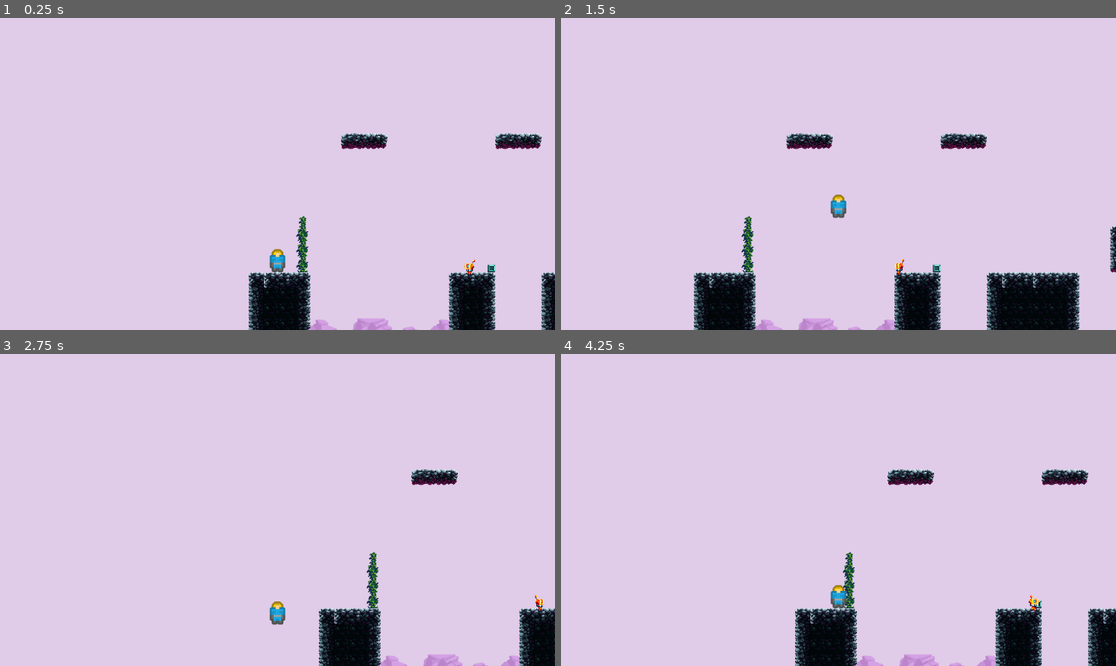
Above: before the commit, frames 1-4 (two rows, left to right).
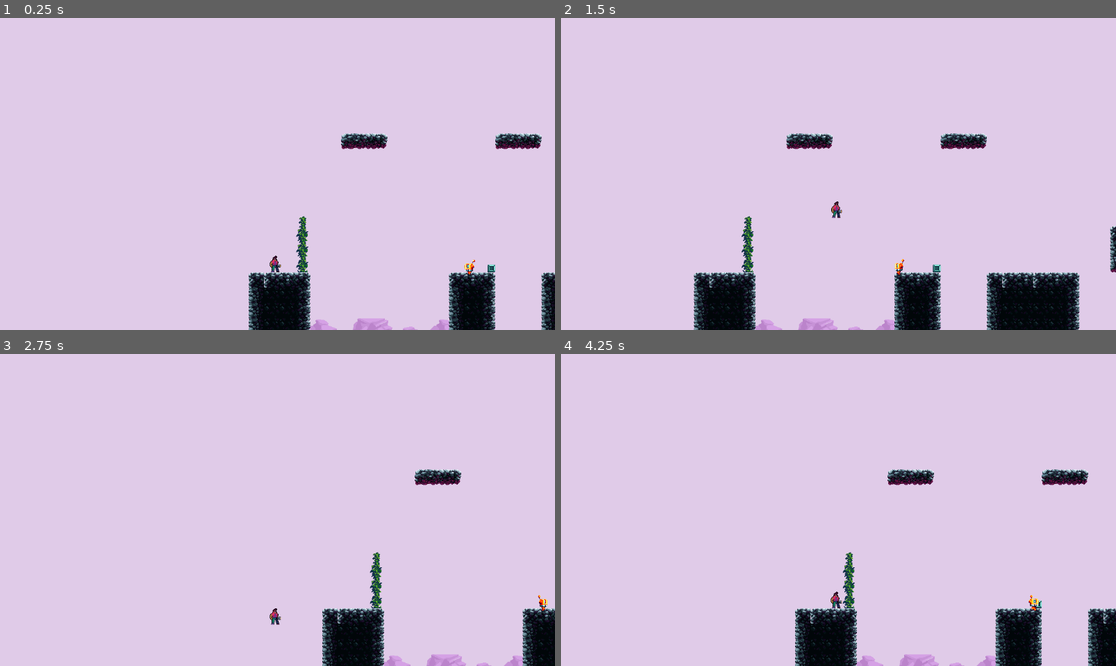
Above: after the commit, the same moments.

Repository: SamanAshoori/Godot_2D_Grapple_Game
Game: Godot game, scene res://Scenes/level_one.tscn
The game is run twice, just before and just after one commit, with the same random seed, the same clock (stepped at 60 frames per second) and the same inputs.
Inputs (mouse positions are in pixels of both pictures, inside the frame that each line leads up to):
- Up to frame 1 (0.25 s): no input
- Up to frame 2 (1.5 s): move the mouse to (960, 158) at 0.52 s; hold D (move_right) from 0.53 s (still down); click (960, 158) at 0.6 s; tap Space (jump) at 0.77 s; move the mouse to (727, 189) at 1.27 s; click (727, 189) at 1.35 s
- Up to frame 3 (2.75 s): tap Space (jump) at 1.52 s; move the mouse to (333, 441) at 2.02 s; release D (move_right) at 2.03 s; hold A (move_left) from 2.03 s (still down); click (333, 441) at 2.1 s
- Up to frame 4 (4.25 s): move the mouse to (810, 572) at 2.77 s; release A (move_left) at 2.78 s; hold D (move_right) from 2.78 s (still down); click (810, 572) at 2.85 s; tap Space (jump) at 3.02, 3.77 s; move the mouse to (1005, 556) at 3.52 s; click (1005, 556) at 3.6 s

The runs differ from the first frame. In frame 1, 0.2% of the frame differs, in the area x 48-52%, y 73-82%; in frame 2, 0.2%; in frame 3, 2.4%, in the area x 48-100%, y 36-100%; in frame 4, 0.2%.

Commit message:
New Character
Added a new character

Diff:
--- /dev/null
+++ b/Scenes/bullet.tscn
@@ -0,0 +1,8 @@
+[gd_scene load_steps=2 format=3 uid="uid://dw6wtr27rprbf"]
+
+[ext_resource type="Texture2D" uid="uid://b5xerda0i0prg" path="res://Sprites/small_bullet.png" id="1_xjght"]
+
+[node name="Bullet" type="Node2D"]
+
+[node name="Sprite2D" type="Sprite2D" parent="."]
+texture = ExtResource("1_xjght")
--- /dev/null
+++ b/Scenes/gun.gd
@@ -0,0 +1 @@
+extends Node2D
--- /dev/null
+++ b/Scenes/gun.tscn
@@ -0,0 +1,8 @@
+[gd_scene load_steps=2 format=3 uid="uid://bt6e4a68hll7c"]
+
+[ext_resource type="Texture2D" uid="uid://cnn2y412oicjf" path="res://Sprites/3_1.png" id="1_nxj5y"]
+
+[node name="Gun" type="Node2D"]
+
+[node name="Sprite2D" type="Sprite2D" parent="."]
+texture = ExtResource("1_nxj5y")
--- a/Scenes/player_node.tscn
+++ b/Scenes/player_node.tscn
@@ -1,22 +1,131 @@
-[gd_scene load_steps=5 format=3 uid="uid://050fh0mgwxrh"]
+[gd_scene load_steps=20 format=3 uid="uid://050fh0mgwxrh"]
 
 [ext_resource type="Script" uid="uid://cw6cl20h6dkfo" path="res://Scenes/character_body_2d.gd" id="1_dm0xv"]
-[ext_resource type="Texture2D" uid="uid://bo7fthsfixlud" path="res://Sprites/scifiUnit_01.png" id="1_ln5bw"]
+[ext_resource type="Texture2D" uid="uid://s6xm3awwlcl6" path="res://Sprites/player/cyborg/Biker_idle.png" id="2_a8sby"]
+[ext_resource type="Texture2D" uid="uid://oals8wjhb7tx" path="res://Sprites/player/cyborg/Biker_run.png" id="3_67j28"]
 [ext_resource type="Script" uid="uid://cca8byf31pi57" path="res://Scenes/grapple_controller.gd" id="3_nbi4f"]
+[ext_resource type="PackedScene" uid="uid://bt6e4a68hll7c" path="res://Scenes/gun.tscn" id="4_a8sby"]
 
 [sub_resource type="RectangleShape2D" id="RectangleShape2D_dm0xv"]
-size = Vector2(32, 48)
+size = Vector2(21, 34)
+
+[sub_resource type="AtlasTexture" id="AtlasTexture_67j28"]
+atlas = ExtResource("2_a8sby")
+region = Rect2(0, 0, 48, 48)
+
+[sub_resource type="AtlasTexture" id="AtlasTexture_ofm4f"]
+atlas = ExtResource("2_a8sby")
+region = Rect2(48, 0, 48, 48)
+
+[sub_resource type="AtlasTexture" id="AtlasTexture_k3j84"]
+atlas = ExtResource("2_a8sby")
+region = Rect2(96, 0, 48, 48)
+
+[sub_resource type="AtlasTexture" id="AtlasTexture_g0med"]
+atlas = ExtResource("2_a8sby")
+region = Rect2(144, 0, 48, 48)
+
+[sub_resource type="AtlasTexture" id="AtlasTexture_bphjq"]
+atlas = ExtResource("3_67j28")
+region = Rect2(0, 0, 46, 48)
+
+[sub_resource type="AtlasTexture" id="AtlasTexture_7vt5t"]
+atlas = ExtResource("3_67j28")
+region = Rect2(46, 0, 46, 48)
+
+[sub_resource type="AtlasTexture" id="AtlasTexture_0ypi3"]
+atlas = ExtResource("3_67j28")
+region = Rect2(92, 0, 46, 48)
+
+[sub_resource type="AtlasTexture" id="AtlasTexture_qdo16"]
+atlas = ExtResource("3_67j28")
+region = Rect2(138, 0, 46, 48)
+
+[sub_resource type="AtlasTexture" id="AtlasTexture_h0nwd"]
+atlas = ExtResource("3_67j28")
+region = Rect2(184, 0, 46, 48)
+
+[sub_resource type="AtlasTexture" id="AtlasTexture_3a7eg"]
+atlas = ExtResource("3_67j28")
+region = Rect2(230, 0, 46, 48)
+
+[sub_resource type="SpriteFrames" id="SpriteFrames_bphjq"]
+animations = [{
+"frames": [{
+"duration": 1.0,
+"texture": SubResource("AtlasTexture_67j28")
+}, {
+"duration": 1.0,
+"texture": SubResource("AtlasTexture_ofm4f")
+}, {
+"duration": 1.0,
+"texture": SubResource("AtlasTexture_k3j84")
+}, {
+"duration": 1.0,
+"texture": SubResource("AtlasTexture_g0med")
+}],
+"loop": true,
+"name": &"idle",
+"speed": 5.0
+}, {
+"frames": [],
+"loop": true,
+"name": &"new_animation",
+"speed": 5.0
+}, {
+"frames": [{
+"duration": 1.0,
+"texture": SubResource("AtlasTexture_bphjq")
+}, {
+"duration": 1.0,
+"texture": SubResource("AtlasTexture_7vt5t")
+}, {
+"duration": 1.0,
+"texture": SubResource("AtlasTexture_0ypi3")
+}, {
+"duration": 1.0,
+"texture": SubResource("AtlasTexture_qdo16")
+}, {
+"duration": 1.0,
+"texture": SubResource("AtlasTexture_h0nwd")
+}, {
+"duration": 1.0,
+"texture": SubResource("AtlasTexture_3a7eg")
+}],
+"loop": true,
+"name": &"walk",
+"speed": 5.0
+}]
+
+[sub_resource type="Animation" id="Animation_67j28"]
+resource_name = "run"
+
+[sub_resource type="AnimationLibrary" id="AnimationLibrary_ofm4f"]
+_data = {
+&"run": SubResource("Animation_67j28")
+}
 
 [node name="Player" type="CharacterBody2D" groups=["player"]]
 script = ExtResource("1_dm0xv")
 
 [node name="CollisionShape2D" type="CollisionShape2D" parent="."]
+position = Vector2(-5.5, 6)
 shape = SubResource("RectangleShape2D_dm0xv")
 
-[node name="Sprite2D" type="Sprite2D" parent="."]
-texture = ExtResource("1_ln5bw")
+[node name="Sprite2D" type="AnimatedSprite2D" parent="."]
+position = Vector2(5, -1)
+sprite_frames = SubResource("SpriteFrames_bphjq")
+animation = &"idle"
+autoplay = "idle"
+frame_progress = 0.883281
+
+[node name="AnimationPlayer" type="AnimationPlayer" parent="."]
+libraries = {
+&"": SubResource("AnimationLibrary_ofm4f")
+}
 
 [node name="Grapple_Controller" type="Node2D" parent="."]
+position = Vector2(-13, 11)
 script = ExtResource("3_nbi4f")
 
 [node name="RayCast2D" type="RayCast2D" parent="Grapple_Controller"]
@@ -24,10 +133,14 @@
 
 [node name="Line2D" type="Line2D" parent="Grapple_Controller"]
 points = PackedVector2Array(0, 0, 0, 0)
+width = 4.0
 default_color = Color(0.374383, 5.05373e-07, 1.68458e-07, 1)
 
 [node name="Timer" type="Timer" parent="Grapple_Controller"]
 wait_time = 0.3
 one_shot = true
 
+[node name="Gun" parent="." instance=ExtResource("4_a8sby")]
+position = Vector2(3, 10)
+
 [connection signal="timeout" from="Grapple_Controller/Timer" to="Grapple_Controller" method="_on_timer_timeout"]
Not shown, added: Scenes/gun.gd.uid
Binary file added: Sprites/3_1.png
Not shown, added: Sprites/3_1.png.import
Binary file added: Sprites/pistol3.png
Not shown, added: Sprites/pistol3.png.import
Binary file added: Sprites/player/cyborg/Biker_attack1.png
Not shown, added: Sprites/player/cyborg/Biker_attack1.png.import
Binary file added: Sprites/player/cyborg/Biker_attack2.png
Not shown, added: Sprites/player/cyborg/Biker_attack2.png.import
Binary file added: Sprites/player/cyborg/Biker_attack3.png
Not shown, added: Sprites/player/cyborg/Biker_attack3.png.import
Binary file added: Sprites/player/cyborg/Biker_climb.png
(and 19 more such lines)
